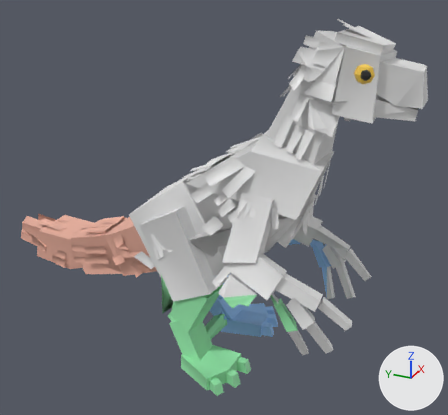
What one commit did to the FBX model assets/blender/theri.fbx.
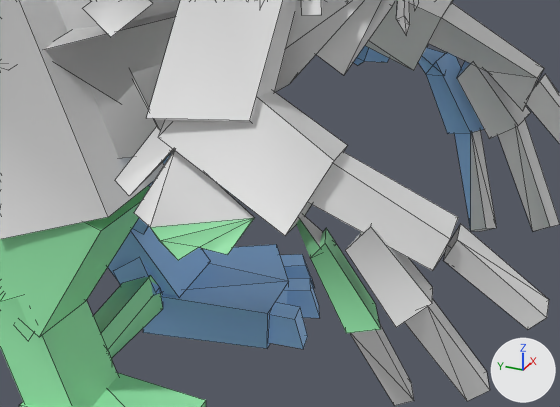
There are two pictures of each version: one whole from a 50 mm lens placed at (-0.1078, -0.0507, 0.0592), pointed at (0.0024, -0.0012, 0.0041), one close up on the part from 39% to 79% of the width and 54% to 86% of the height. Lighting does not change. The marker at lower right points along +X, +Y and +Z. The older version's two pictures come first. The close-ups show mesh edges as thin lines. Where no turn or scale is listed for an object, it has been applied to the vertices.

The first close-up shows 'theri_Body', 'theri_LegL', 'theri_LegR'.
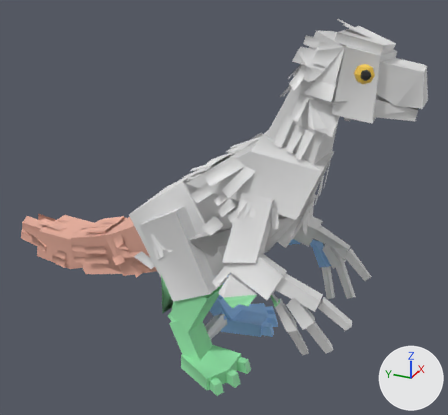
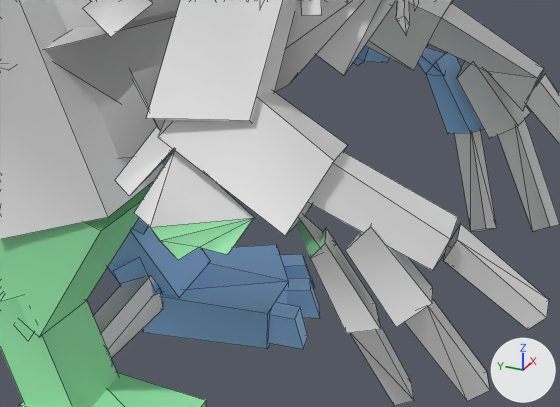
Where the change shows, as pixel boxes (x1, y1, x2, y2) in the close-ups (560 x 407 px):
'theri_LegR', reshaped: before (0, 186, 381, 407); after (0, 186, 326, 407)
part 1 of me_theri_body_002, added: after (93, 275, 163, 358)
part 2 of me_theri_body_002, added: after (454, 133, 471, 231)
part 3 of me_theri_body_002, added: after (310, 228, 381, 333)
part 4 of me_theri_legl_002, deleted: before (457, 61, 471, 78)
part 5 of me_theri_legl_002, deleted (blue): before (454, 133, 471, 231)
part 6 of me_theri_legr_002, deleted (green): before (310, 228, 381, 333)
part 7 of me_theri_legr_002, deleted (green): before (93, 275, 163, 358)

Patch to the scene script:
```diff
--- a/assets/blender/theri.fbx.py
+++ b/assets/blender/theri.fbx.py
@@ me_theri_legr_002 @@
 # used by ob_theri_legr; location = (0.0, 0.0, 0.0)
 # verts and faces of me_theri_legr_002; kept vertices keep their numbers, new ones are numbered from 119
 # before: 0 (-0.0156, -0.0196, -0.0053) at pixel (310, 258), 62 (-0.0125, -0.0228, -0.0096) at pixel (375, 303), 63 (-0.0146, -0.0239, -0.0098) at pixel (380, 329), 64 (-0.0153, -0.022, -0.0102) at pixel (346, 333), 66 (-0.0152, -0.0203, -0.0043) at pixel (325, 243)
 # before: 67 (-0.0129, -0.0196, -0.0047) at pixel (326, 227)
 # before: 28 (-0.0043, -0.001, -0.0258) at pixel (112, 357), 29 (-0.0057, -0.0005, -0.0253), 30 (-0.004, 0.0006, -0.0269), 32 (-0.0052, 0.0016, -0.0259), 33 (0.0041, 0.0014, -0.0261)
 # before: 34 (0.0029, 0.0005, -0.0269), 103 (0.0038, -0.0014, -0.0266) at pixel (163, 308), 104 (0.0047, -0.0007, -0.0254) at pixel (159, 287), 105 (0.0041, -0.0002, -0.0241) at pixel (150, 275), 106 (-0.0051, 0.0, -0.024)
 # before: 109 (-0.0044, 0.002, -0.0249), 110 (0.0034, 0.0018, -0.0249) at pixel (122, 283)
-me_theri_legr_002.from_pydata(...)  # 119 vertices, 81 faces; spans x -0.0173..0.0083, y -0.0239..0.0132, z -0.0295..0.002
+me_theri_legr_002.from_pydata(...)  # 106 vertices, 72 faces; spans x -0.0173..0.0083, y -0.0228..0.0132, z -0.0295..0.002
+# me_theri_legr_002 part 6
+delete_vertices([63])  # with the faces that use them
+# me_theri_legr_002 part 7
+delete_vertices([33, 34, *range(103, 107), 109, 110])  # with the faces that use them
+# other edits to the shape of me_theri_legr_002 do not show in these pictures
 me_theri_legr_002.materials.append(mat_pc_legr)
@@ me_theri_legl_002 @@
 # used by ob_theri_legl; location = (0.0, 0.0, 0.0)
-me_theri_legl_002.from_pydata(...)  # 122 vertices, 82 faces; spans x -0.0088..0.0163, y -0.0256..0.0125, z -0.03..0.0021
+me_theri_legl_002.from_pydata(...)  # 115 vertices, 78 faces; spans x -0.0088..0.0163, y -0.0227..0.0125, z -0.03..0.0021
+# me_theri_legl_002 part 4: the loose piece of 4 vertices spanning x 0.0127..0.0153, y -0.0218..-0.0205, z -0.007..-0.0048 is deleted
+# me_theri_legl_002 part 5: the loose piece of 4 vertices spanning x 0.0103..0.0148, y -0.023..-0.0205, z -0.0177..-0.0109 is deleted
+# other edits to the shape of me_theri_legl_002 do not show in these pictures
 me_theri_legl_002.materials.append(mat_pc_legl)
@@ me_theri_body_002 @@
 # used by ob_theri_body; location = (0.0, 0.0, 0.0)
-me_theri_body_002.from_pydata(...)  # 654 vertices, 504 faces; spans x -0.0164..0.0165, y -0.0391..0.0166, z -0.0182..0.0438
+me_theri_body_002.from_pydata(...)  # 674 vertices, 517 faces; spans x -0.0164..0.0165, y -0.0391..0.0166, z -0.0269..0.0438
+# me_theri_body_002 part 1: 12 vertices added at x -0.0057..0.0047, y -0.0014..0.002, z -0.0269..-0.024
+# me_theri_body_002 part 2: 5 vertices added at x 0.0125..0.0151, y -0.0227..-0.0201, z -0.0119..-0.0109
+# me_theri_body_002 part 3: 3 vertices added at x -0.0156..-0.0129, y -0.0203..-0.0196, z -0.0053..-0.0043
 me_theri_body_002.materials.append(mat_pc_body)
```
